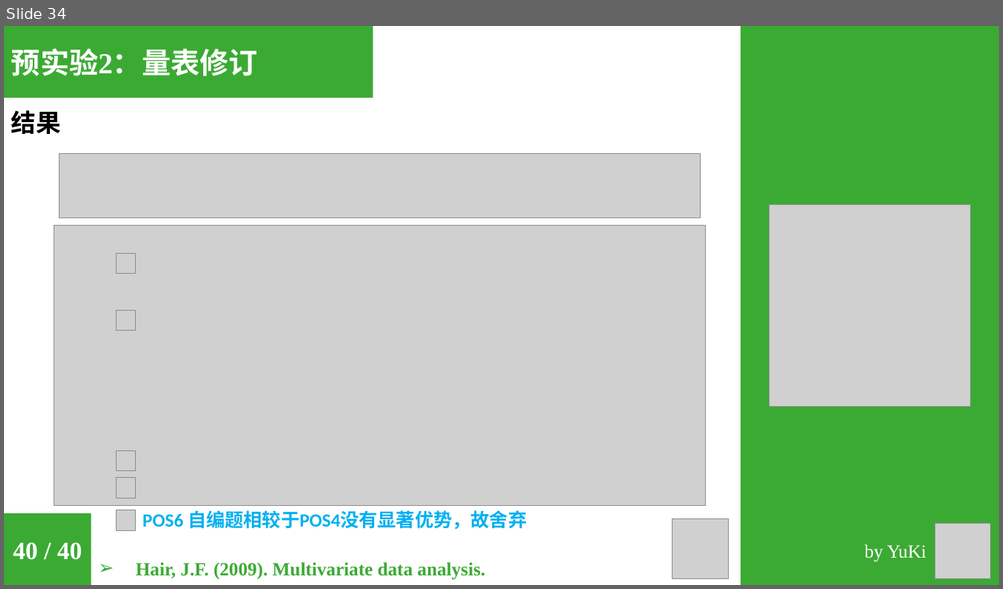
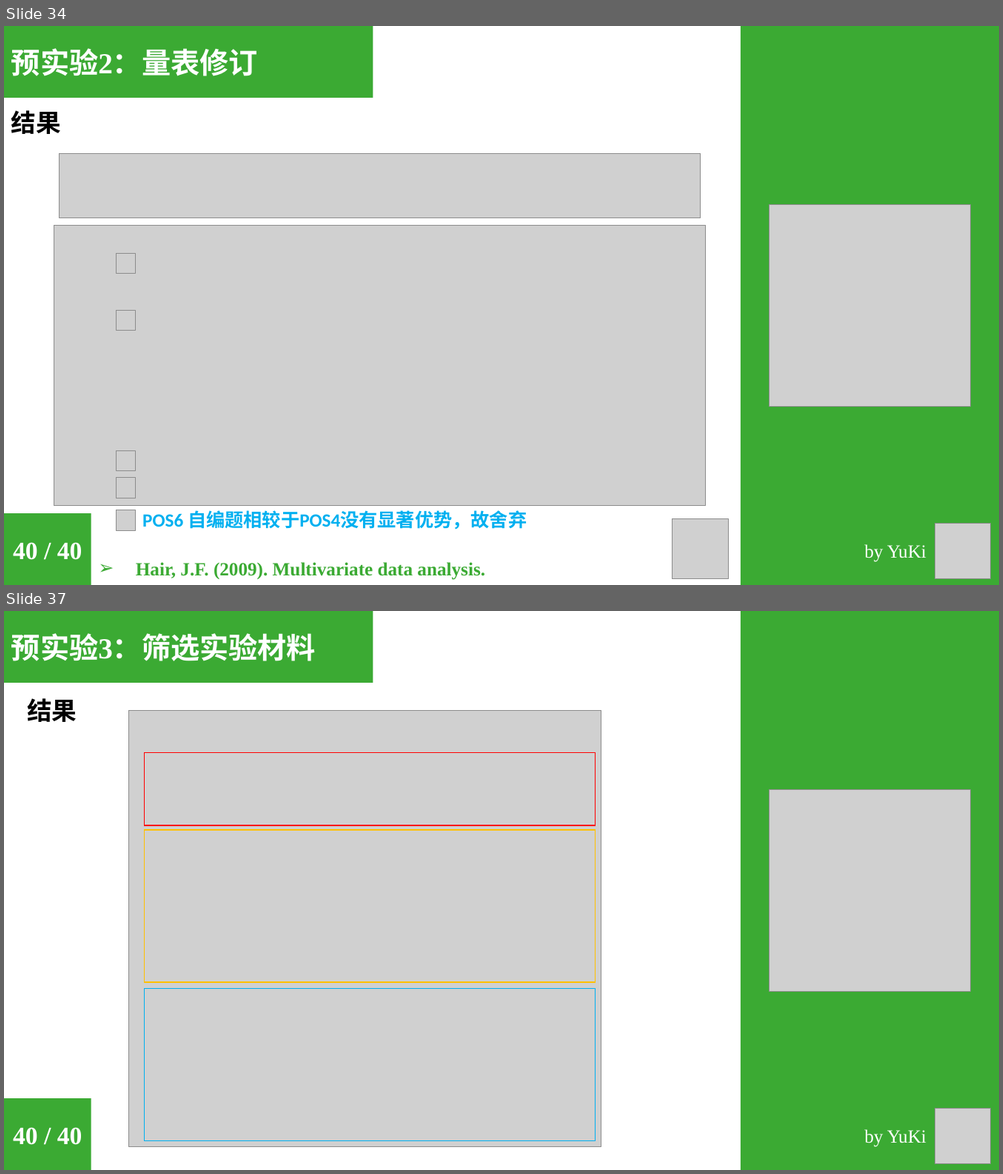
Before and after one commit to sinnyuki/SCO, a slide deck: 6_Reports/6_3_Midterm_Report/Midterm_Report.pptx. Shown one above the other, each under a label of ours: slide 34 before the commit, slides 34 and 37 after it; the slides between them are not shown. The pictures are 1003x589 and 1003x1174 pixels, drawn with LibreOffice and Linux fonts; fonts in the diff are those of the drawing; grey boxes stand for pictures. Boxes give left, top, right and bottom in pixels: in the first picture for what was removed or moved away, otherwise in the second. Text is boxed around its words. In the diff, an @@ line names an element or a change of style, - is before the commit and + after.

Commit message:
v0.0.5
完成了预实验3
筛选实验材料

```diff
--- a/6_Reports/6_3_Midterm_Report/Midterm_Report.pptx
+++ b/6_Reports/6_3_Midterm_Report/Midterm_Report.pptx
@@ slide 37 added at box(4, 611, 999, 1170), background #FFFFFF @@
@@ rectangle added at box(4, 611, 373, 683), fill #3BAA33, 28 pt, text #FFFFFF, bold @@
+预实验3：筛选实验材料
@@ rectangle added at box(740, 611, 999, 1170), fill #3BAA33 @@
@@ text added at box(27, 698, 77, 722), 24 pt, text #000000, bold @@
+结果
@@ picture added at box(128, 710, 601, 1147) @@
@@ rectangle added at box(145, 753, 596, 825), outline #FF0000 1 pt @@
@@ picture added at box(768, 790, 970, 991) @@
@@ rectangle added at box(145, 830, 596, 982), outline #FFC000 1 pt @@
@@ rectangle added at box(145, 988, 596, 1141), outline #00B0F0 1 pt @@
@@ rectangle added at box(4, 1099, 91, 1170), fill #3BAA33, 24 pt, text #FFFFFF, bold @@
+40 / 40
@@ picture added at box(934, 1109, 990, 1165) @@
@@ text added at box(864, 1130, 926, 1147), 18 pt, text #FFFFFF @@
+by YuKi
```
Also in this commit, not shown: 5 slides changed, 14 other slides added, 2 slides removed, 33 other files.
